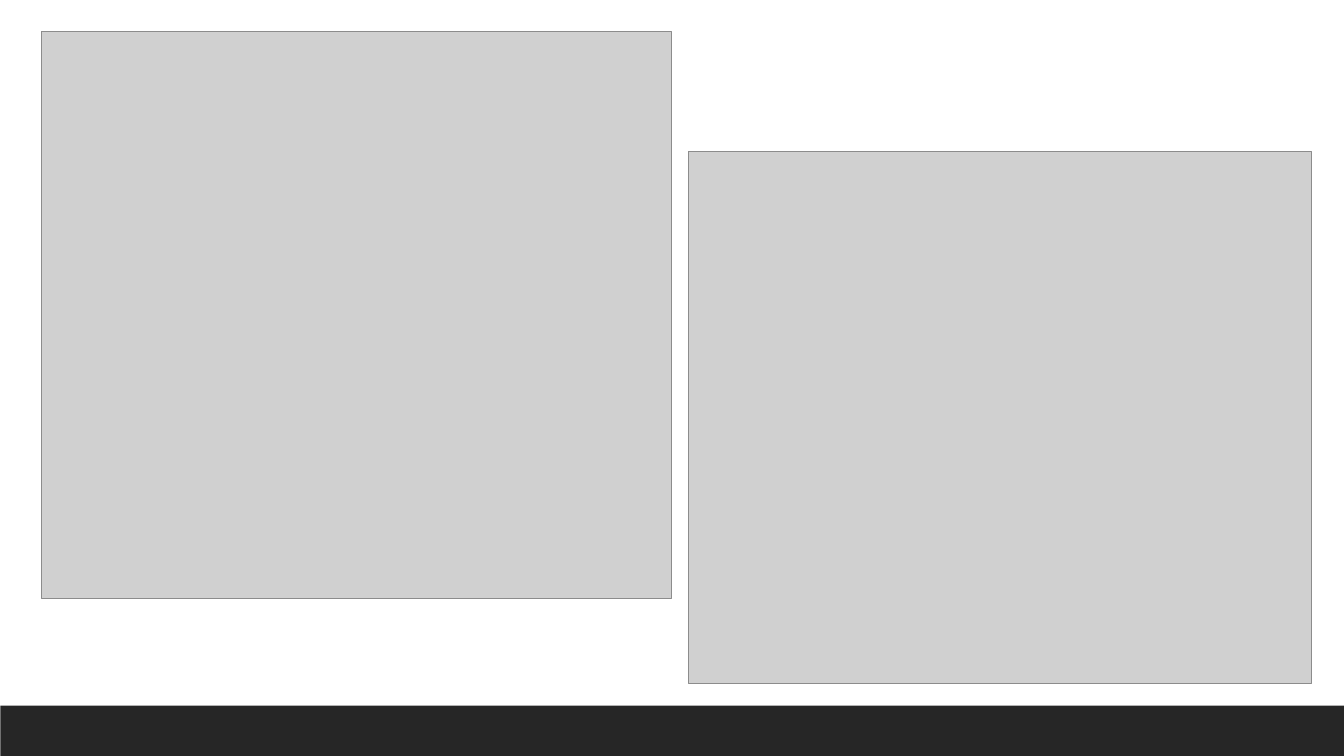
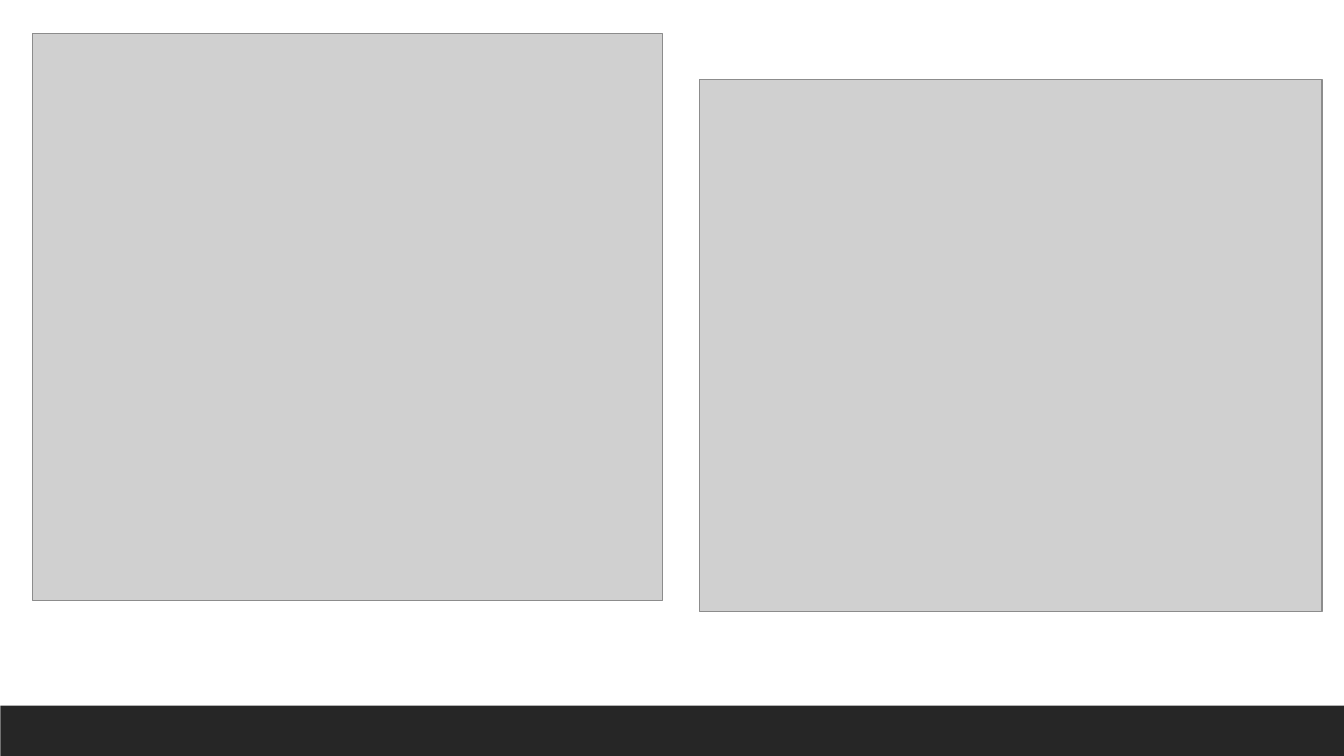
Before and after one commit to BYU-CSA/cyber-kickstart, a slide deck: slide 4 of Pre-game/UIUCTF Pre-game.pptx. Drawn at 1344x756 pixels with LibreOffice and Linux fonts; fonts in the diff are those of the drawing; grey boxes stand for pictures. Boxes give left, top, right and bottom in pixels: in the first picture for what was removed or moved away, otherwise in the second. Text is boxed around its words. In the diff, an @@ line names an element or a change of style, - is before the commit and + after.

```diff
--- a/Pre-game/UIUCTF Pre-game.pptx
+++ b/Pre-game/UIUCTF Pre-game.pptx
@@ picture: place and size @@
-picture at (41, 31, 671, 598)
+picture at (32, 33, 662, 600)
@@ picture: place and size @@
-picture at (689, 152, 1312, 684)
+picture at (700, 80, 1323, 611)
```
Also in this commit, not shown: 1 other slide changed.
